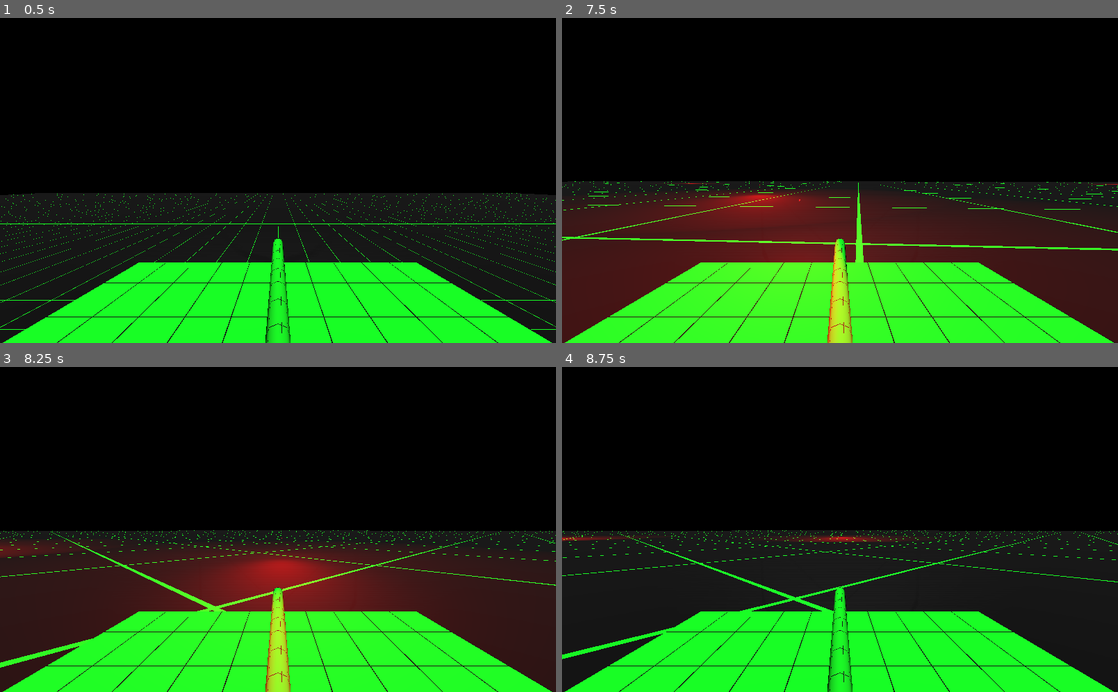
Above: before the commit, frames 1-4 (two rows, left to right).
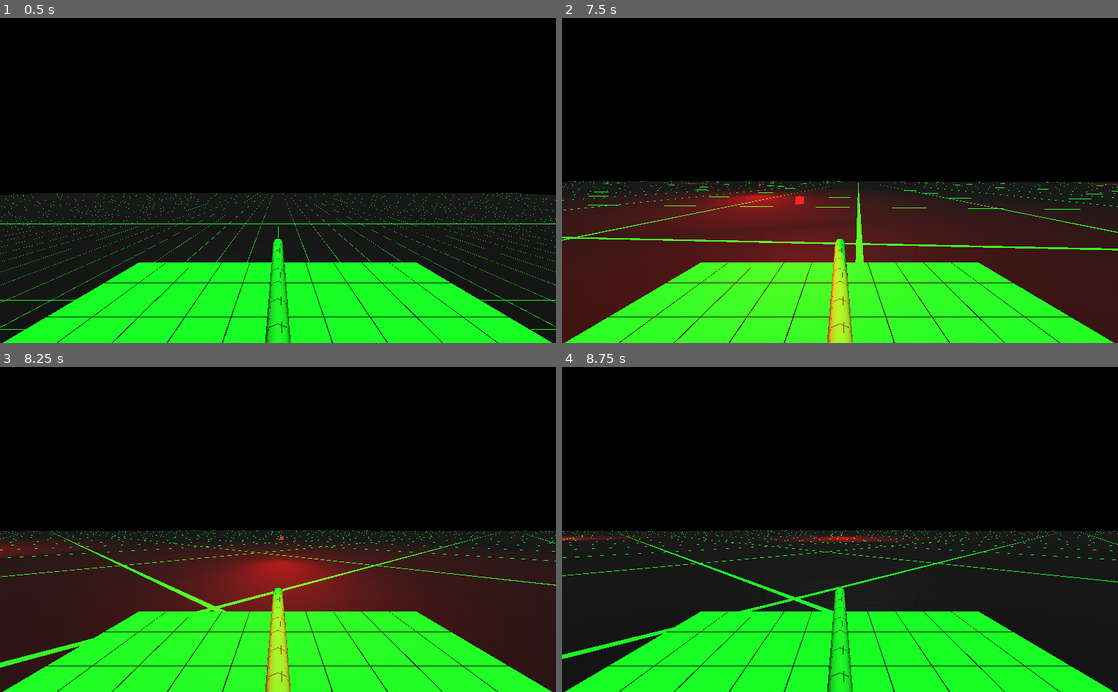
Above: after the commit, the same moments.

Repository: Kromey/spectre
Game: Godot game, scene res://Main.tscn
Two runs of this game, one before a commit and one after it. Both use one fixed random seed, a clock stepped at 60 frames per second and the inputs below.
Inputs:
- Up to frame 1 (0.5 s): no input
- Up to frame 2 (7.5 s): hold D (movement_right) 0.53-1.28 s; hold Space (action_shoot) 0.53-1.28 s; hold S (movement_backward) 1.28-2.03 s; tap Space (action_shoot) every 1.5 s from 1.35 to 7.35 s; hold D (movement_right) 2.03-2.78 s; hold Space (action_shoot) 2.03-2.78 s; hold W (movement_forward) 2.78-3.53 s; hold Space (action_shoot) 3.53-4.28 s; hold A (movement_left) 3.53-5.03 s; hold S (movement_backward) 5.03-5.78 s; hold Space (action_shoot) 5.03-5.78 s; hold D (movement_right) 5.78-6.53 s; hold W (movement_forward) 6.53-7.28 s; hold Space (action_shoot) 6.53-7.28 s; hold D (movement_right) from 7.28 s (still down)
- Up to frame 3 (8.25 s): release D (movement_right) at 8.03 s; hold S (movement_backward) from 8.03 s (still down); hold Space (action_shoot) from 8.03 s (still down)
- Up to frame 4 (8.75 s): keep holding S (movement_backward); keep holding Space (action_shoot)

Frame 1 is identical in both runs. In frame 2, less than 0.1% of the frame differs, in the area x 23-44%, y 50-58%; in frame 3, less than 0.1%; in frame 4, less than 0.1%.

Commit message:
Embiggen bullets

Diff:
--- a/tanks/Bullet.tscn
+++ b/tanks/Bullet.tscn
@@ -3,14 +3,14 @@
 [ext_resource path="res://tanks/Bullet.gd" type="Script" id=1]
 
 [sub_resource type="BoxShape" id=1]
-extents = Vector3( 0.01, 0.01, 0.01 )
+extents = Vector3( 0.05, 0.05, 0.02 )
 
 [sub_resource type="SpatialMaterial" id=2]
 albedo_color = Color( 0.980392, 0.0196078, 0.0196078, 1 )
 
 [sub_resource type="PrismMesh" id=3]
 material = SubResource( 2 )
-size = Vector3( 0.01, 0.01, 0.01 )
+size = Vector3( 0.05, 0.05, 0.05 )
 
 [node name="Bullet" type="Spatial"]
 script = ExtResource( 1 )
